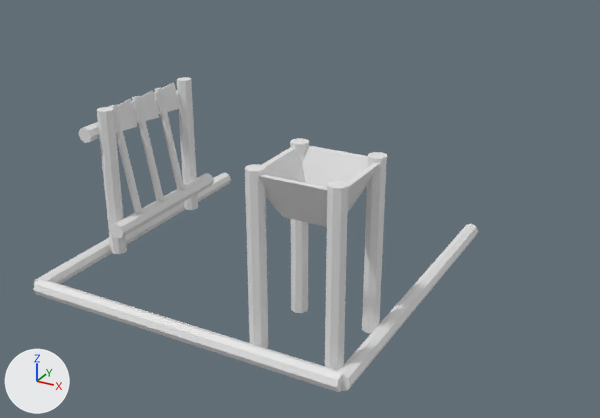
What one commit did to the FBX model Assets/resources/meshes/forestry_spot.fbx.
Rendered twice from a 50 mm lens placed at (2.46, -4.07, 2.46), pointed at (0.29, -0.14, 0.5). Lighting does not change. The marker at lower left points along +X, +Y and +Z. Where no turn or scale is listed for an object, it has been applied to the vertices.
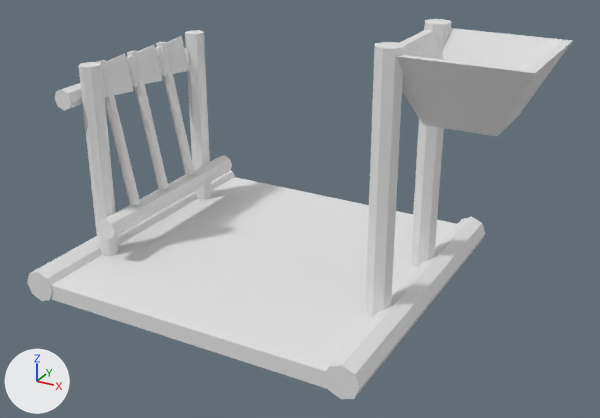
Commit message: Added forestry spot.

Edits to the bpy script that builds the scene:
```text
Add me_cube:
    me_cube.from_pydata([(-1.0, -0.99, -0.05), (-1.0, -0.99, 0.05), (-1.0, 0.99, -0.05), (-1.0, 0.99, 0.05), (1.0, -0.99, -0.05), (1.0, -0.99, 0.05), (1.0, 0.99, -0.05), (1.0, 0.99, 0.05)], [], [(2, 3, 7, 6), (4, 5, 1, 0), (2, 6, 4, 0), (7, 3, 1, 5)])
Remove ob_cylinder_010:
    ob_cylinder_010 = bpy.data.objects.new('Cylinder.010', me_cylinder_012)
    ob_cylinder_010.location = (0.92, -0.48, 0.05)
Change ob_cube_002:
    ob_cube_002.location: (-0.927, -0.106, 0.897) -> (-0.941, -0.102, 1.155)
    ob_cube_002.scale: (1.0, 1.0, 1.0) -> (1.3, 1.3, 1.3)
Change ob_cylinder:
    ob_cylinder.location: (-0.9, 0.4, 0.05) -> (-0.906, 0.556, 0.054)
    ob_cylinder.scale: (0.05, 0.05, 0.05) -> (0.065, 0.065, 0.065)
Change ob_cylinder_007:
    ob_cylinder_007.location: (0.48, -0.48, 0.05) -> (0.899, 0.338, 0.031)
    ob_cylinder_007.scale: (0.05, 0.05, 0.05) -> (0.0768, 0.0768, 0.0768)
Change ob_cylinder_004:
    ob_cylinder_004.location: (-0.99, -0.5, 0.85) -> (-1.023, -0.614, 1.094)
    ob_cylinder_004.scale: (0.05, 0.05, 0.05) -> (0.065, 0.065, 0.065)
Change ob_cylinder_008:
    ob_cylinder_008.location: (0.48, -0.92, 0.05) -> (0.899, -0.338, 0.031)
    ob_cylinder_008.scale: (0.05, 0.05, 0.05) -> (0.0768, 0.0768, 0.0768)
Change ob_cylinder_002:
    ob_cylinder_002.location: (-0.81, -0.5, 0.25) -> (-0.789, -0.614, 0.314)
    ob_cylinder_002.scale: (0.05, 0.05, 0.05) -> (0.065, 0.065, 0.065)
Change ob_cube_003:
    ob_cube_003.location: (-0.927, 0.122, 0.897) -> (-0.941, 0.195, 1.155)
    ob_cube_003.scale: (1.0, 1.0, 1.0) -> (1.3, 1.3, 1.3)
Change ob_cube_004:
    ob_cube_004.location: (0.7, -0.7, 0.4) -> (1.237, 0.0, 0.569)
    ob_cube_004.scale: (1.0, 1.0, 1.0) -> (1.54, 1.54, 1.54)
Remove ob_cylinder_009:
    ob_cylinder_009 = bpy.data.objects.new('Cylinder.009', me_cylinder_011)
    ob_cylinder_009.location = (0.92, -0.92, 0.05)
Change ob_cylinder_003:
    ob_cylinder_003.scale: (0.05, 0.05, 0.05) -> (0.1, 0.1, 0.05)
Remove ob_cylinder_012:
    ob_cylinder_012 = bpy.data.objects.new('Cylinder.012', me_cylinder_015)
    ob_cylinder_012.location = (1.0, -1.0, 0.05)
Change ob_cylinder_011:
    ob_cylinder_011.scale: (0.05, 0.05, 0.05) -> (0.1, 0.1, 0.05)
Change ob_cube_001:
    ob_cube_001.location: (-0.927, -0.332, 0.897) -> (-0.941, -0.396, 1.155)
    ob_cube_001.scale: (1.0, 1.0, 1.0) -> (1.3, 1.3, 1.3)
Change ob_cylinder_005:
    ob_cylinder_005.location: (-0.809, -0.284, 0.298) -> (-0.788, -0.332, 0.377)
    ob_cylinder_005.scale: (0.05, 0.05, 0.05) -> (0.065, 0.065, 0.065)
Change ob_cylinder_006:
    ob_cylinder_006.location: (-0.809, 0.17, 0.298) -> (-0.788, 0.258, 0.377)
    ob_cylinder_006.scale: (0.05, 0.05, 0.05) -> (0.065, 0.065, 0.065)
Change ob_cylinder_001:
    ob_cylinder_001.location: (-0.809, -0.058, 0.298) -> (-0.788, -0.039, 0.377)
    ob_cylinder_001.scale: (0.05, 0.05, 0.05) -> (0.065, 0.065, 0.065)
Add ob_cube:
    ob_cube = bpy.data.objects.new('Cube', me_cube)
    ob_cube.location = (0.0, 0.0, 0.03)
```

Pixel boxes (x1, y1, x2, y2) of what changed, in the pictures (600 x 418 px):
'Cube', added
    after: (51, 177, 457, 389)
'Cube.004', moved, rescaled (46% wider, 31% taller)
    before: (259, 145, 380, 227)
    after: (396, 28, 573, 136)
'Cylinder.008', moved, rescaled (67% wider, 49% taller)
    before: (245, 164, 268, 348)
    after: (365, 42, 404, 317)
'Cylinder', moved, rescaled (31% wider, 28% taller)
    before: (97, 77, 198, 254)
    after: (78, 30, 211, 256)
'Cylinder.011', rescaled (16% wider, 9% taller)
    before: (339, 224, 478, 391)
    after: (323, 217, 485, 399)
'Cylinder.012', deleted
    before: (33, 279, 342, 392)
'Cylinder.007', moved, rescaled
    before: (290, 138, 309, 313)
    after: (411, 19, 451, 267)
'Cylinder.009', deleted
    before: (325, 181, 348, 371)
'Cylinder.003', rescaled (16% taller)
    before: (33, 172, 231, 285)
    after: (27, 170, 235, 301)
'Cylinder.002', moved, rescaled (30% wider, 27% taller)
    before: (111, 173, 214, 239)
    after: (98, 155, 232, 239)
'Cylinder.010', deleted
    before: (362, 152, 387, 333)
'Cylinder.006', moved, rescaled (29% wider, 30% taller)
    before: (154, 87, 184, 190)
    after: (156, 42, 195, 176)
'Cylinder.001', moved, rescaled (27% wider, 32% taller)
    before: (132, 96, 164, 201)
    after: (127, 51, 168, 190)
'Cylinder.005', moved, rescaled (29% wider, 35% taller)
    before: (109, 105, 142, 213)
    after: (97, 60, 140, 206)
'Cube.002', moved, rescaled (28% wider, 26% taller)
    before: (131, 90, 159, 123)
    after: (126, 44, 162, 86)
'Cube.001', moved, rescaled (38% wider, 25% taller)
    before: (114, 98, 137, 133)
    after: (102, 53, 134, 97)
'Cube.003', moved, rescaled (30% wider, 24% taller)
    before: (154, 82, 180, 114)
    after: (155, 36, 189, 76)
'Cylinder.004', moved, rescaled (33% wider, 21% taller)
    before: (79, 91, 178, 143)
    after: (54, 48, 186, 111)
